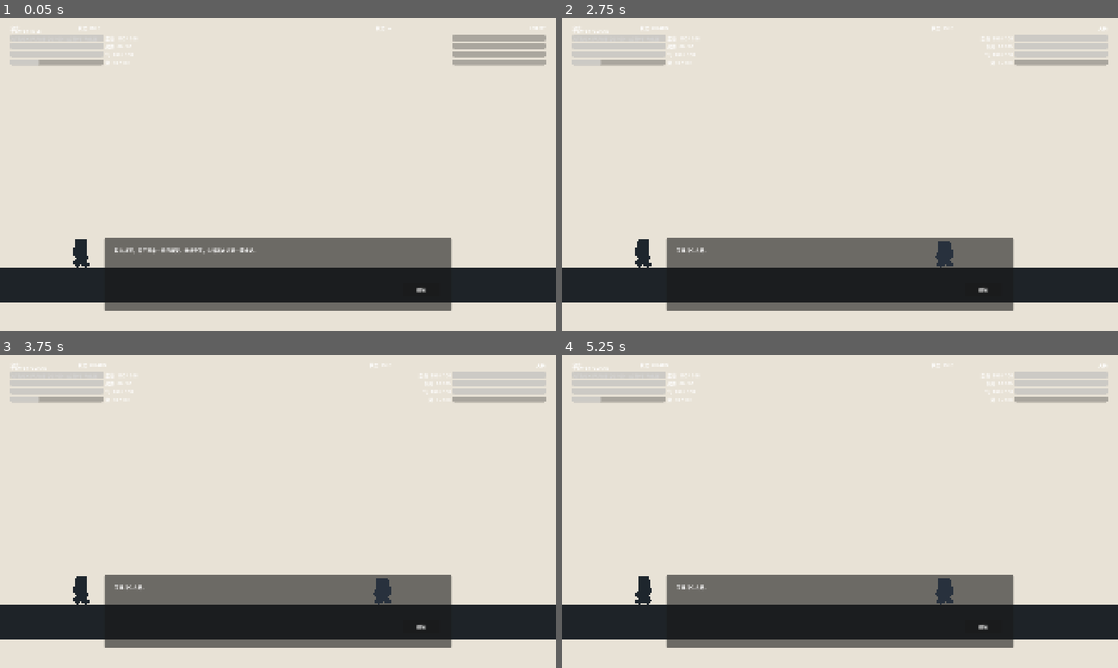
Above: before the commit, frames 1-4 (two rows, left to right).
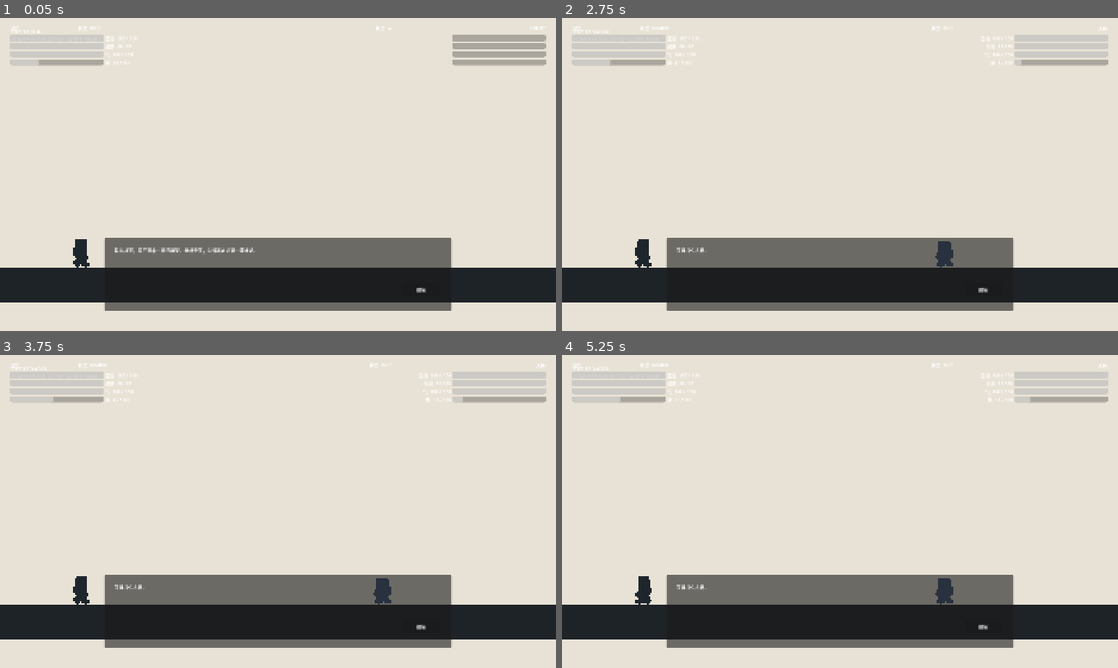
Above: after the commit, the same moments.

Repository: IcecreamDemon/twelve-zodiac-godot-demo
Game: Godot game, scene res://scenes/boot/main.tscn
Same seed, same stepped clock (60 frames per second), same inputs: the game is played once before the commit and once after it.
Inputs (mouse positions are in pixels of both pictures, inside the frame that each line leads up to):
- Up to frame 1 (0.05 s): no input
- Up to frame 2 (2.75 s): click "继续" at 0.5 s; click "进入天兵哨站" at 1.25 s; tap Enter at 2 s; move the mouse to (962, 158) at 2.02 s; hold D (move_right) from 2.03 s (still down); hold U (guard) from 2.03 s (still down); click (962, 158) at 2.17 s; tap Space (jump) at 2.27 s
- Up to frame 3 (3.75 s): release D (move_right) at 2.75 s; release U (guard) at 2.75 s; tap Space (jump) at 2.75 s; drag from (166, 527) to (278, 621) at 2.77 s; tap Enter at 3.5 s; move the mouse to (333, 442) at 3.52 s; hold D (move_right) from 3.53 s (still down); hold U (guard) from 3.53 s (still down); tap F (burrow) at 3.6 s
- Up to frame 4 (5.25 s): release D (move_right) at 4.25 s; release U (guard) at 4.25 s; tap Space (jump) at 4.25 s; drag from (812, 574) to (645, 592) at 4.27 s; tap Enter at 5 s; move the mouse to (1006, 558) at 5.02 s; hold A (move_left) from 5.03 s (still down); hold U (guard) from 5.03 s (still down)

Frame 1 is identical in both runs. In frame 2, less than 0.1% of the frame differs, in the area x 6-83%, y 13-15%; in frame 3, less than 0.1%; in frame 4, 0.1%, in the area x 6-85%, y 13-15%.

Commit message:
feat: add passive shi recovery

Diff:
--- a/scripts/components/shi_component.gd
+++ b/scripts/components/shi_component.gd
@@ -4,8 +4,15 @@
 signal shi_changed(current: float, maximum: float)
 
 @export_range(1.0, 9999.0, 1.0) var max_shi: float = 100.0
+@export_range(0.0, 100.0, 0.1) var recovery_per_second: float = 4.0
 
 var current_shi: float = 0.0
+
+
+func _process(delta: float) -> void:
+	if recovery_per_second <= 0.0 or current_shi >= max_shi:
+		return
+	add(recovery_per_second * delta)
 
 
 func add(amount: float) -> void:
--- /dev/null
+++ b/tests/combat/shi_recovery_test.gd
@@ -0,0 +1,36 @@
+extends SceneTree
+
+const COMBAT_LAB_SCENE := preload("res://scenes/tests/combat_lab.tscn")
+
+
+func _initialize() -> void:
+	_run.call_deferred()
+
+
+func _run() -> void:
+	var failures: Array[String] = []
+	var lab := COMBAT_LAB_SCENE.instantiate()
+	root.add_child(lab)
+	await process_frame
+	await physics_frame
+
+	var player := lab.get_node("Player") as PlayerController
+	player.shi.current_shi = 10.0
+	var starting_shi := player.shi.current_shi
+
+	for _frame: int in range(60):
+		await physics_frame
+
+	if player.shi.current_shi <= starting_shi:
+		failures.append("Shi did not recover over time.")
+	if player.shi.current_shi > player.shi.max_shi:
+		failures.append("Shi recovery exceeded the maximum.")
+
+	if failures.is_empty():
+		print("SHI RECOVERY TEST PASS: shi recovers over time.")
+		quit(0)
+		return
+
+	for failure: String in failures:
+		push_error(failure)
+	quit(1)
Not shown, added: tests/combat/shi_recovery_test.gd.uid
Not shown, changed: AGENTS.md
